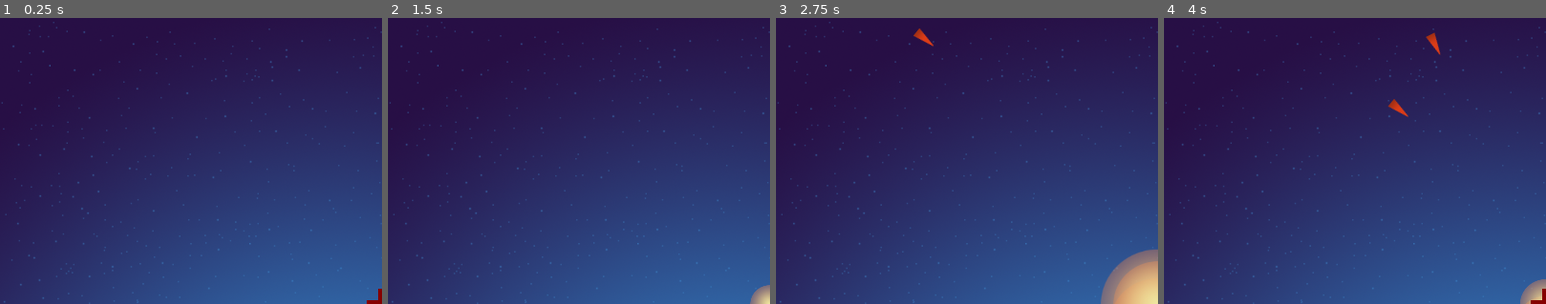
Above: before the commit, frames 1-4 (left to right).
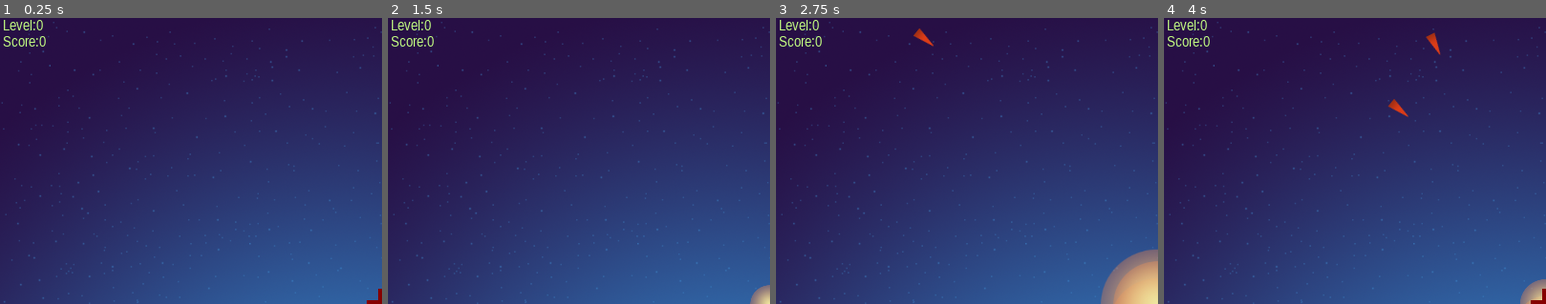
Above: after the commit, the same moments.

Repository: ghfox/MissileCommand
Game: Godot game, scene res://Scn/Main.tscn
The game is run twice, just before and just after one commit, with the same random seed, the same clock (stepped at 60 frames per second) and the same inputs.
Inputs:
- Up to frame 1 (0.25 s): no input
- Up to frame 2 (1.5 s): tap Enter at 0.5 s; hold D (fire_right) 0.53-1.28 s; hold W (fire_center) 0.53-1.28 s; tap Space at 1.25 s; hold Down (move_down) from 1.28 s (still down); tap W (fire_center) at 1.35 s
- Up to frame 3 (2.75 s): release Down (move_down) at 2.03 s; hold D (fire_right) from 2.03 s (still down); hold Shift (move_faster) from 2.03 s (still down); tap W (fire_center) at 2.3 s
- Up to frame 4 (4 s): release D (fire_right) at 2.78 s; release Shift (move_faster) at 2.78 s; hold Up (move_up) 2.78-3.53 s; tap W (fire_center) at 2.85 s; hold A (fire_left) from 3.53 s (still down); hold W (fire_center) from 3.53 s (still down)
The pictures show only the part of the screen within x 0-50%, y 0-50%; the shares and areas given below are measured in that part.

The runs differ from the first frame. In frame 1, 0.4% of the frame differs, in the area x 0-12%, y 0-10%; in frame 2, 0.4%; in frame 3, 0.4%; in frame 4, 0.4%.

Commit message:
added global singleton, font, hud

Diff:
--- a/Scn/Main.tscn
+++ b/Scn/Main.tscn
@@ -1,10 +1,17 @@
-[gd_scene load_steps=6 format=2]
+[gd_scene load_steps=8 format=2]
 
 [ext_resource path="res://Scr/Main.gd" type="Script" id=1]
 [ext_resource path="res://Scn/BG.tscn" type="PackedScene" id=2]
 [ext_resource path="res://Scn/City.tscn" type="PackedScene" id=3]
 [ext_resource path="res://Scn/Battery.tscn" type="PackedScene" id=4]
 [ext_resource path="res://Scr/Cross.gd" type="Script" id=5]
+
+[sub_resource type="DynamicFontData" id=1]
+font_path = "res://Font/LiberationSansNarrow-Regular.ttf"
+
+[sub_resource type="DynamicFont" id=2]
+size = 21
+font_data = SubResource( 1 )
 
 [node name="Main" type="Node2D"]
 script = ExtResource( 1 )
@@ -52,3 +59,14 @@
 rotation = 1.5708
 color = Color( 0.52549, 0, 0, 1 )
 polygon = PoolVector2Array( -5, -20, 5, -20, 5, 20, -5, 20 )
+
+[node name="HUD" type="RichTextLabel" parent="."]
+margin_left = 4.0
+margin_top = 2.0
+margin_right = 101.0
+margin_bottom = 63.0
+custom_fonts/normal_font = SubResource( 2 )
+custom_colors/default_color = Color( 0.768627, 1, 0.509804, 1 )
+text = "Level:0
+Score:0"
+scroll_active = false
--- a/Scr/EnemyMissile.gd
+++ b/Scr/EnemyMissile.gd
@@ -28,5 +28,6 @@
 	pass
 
 func hitExplosion():
+	Global.score(10)
 	queue_free()
 	pass
--- /dev/null
+++ b/Scr/Global.gd
@@ -0,0 +1,25 @@
+extends Node
+
+var scoreD
+var levelD
+
+func _ready():
+	scoreD = 0
+	levelD = 0
+	pass
+
+func score(val: int):
+	scoreD += val
+	updateHUD()
+
+func level(val: int):
+	levelD = val
+	updateHUD()
+
+func reset():
+	scoreD = 0
+	updateHUD()
+
+func updateHUD():
+	var hud = "Level:%d\nScore:%d"
+	get_node("/root/Main/HUD").text = (hud % [levelD,scoreD])
--- a/Scr/Main.gd
+++ b/Scr/Main.gd
@@ -27,6 +27,7 @@
 	if(!fireMissile() and get_tree().get_nodes_in_group("Enemies").size() == 0):
 		resetBatteries()
 		level += 1
+		Global.level(level)
 		enemyMissilesRemaining = 20 + level
 	pass
 
@@ -35,7 +36,7 @@
 		if(randi()%1000 < 5 + level):
 			var newMissile = enemyMissile.instance()
 			newMissile.position = Vector2(randi()%1024,0)
-			add_child(newMissile)
+			add_child_below_node($BG,newMissile)
 			enemyMissilesRemaining -= 1
 		return true
 	return false
--- a/project.godot
+++ b/project.godot
@@ -18,6 +18,10 @@
 config/name="Missile Command"
 run/main_scene="res://Scn/Main.tscn"
 config/icon="res://icon.png"
+
+[autoload]
+
+Global="*res://Scr/Global.gd"
 
 [display]
 
Binary file added: Font/LiberationSansNarrow-Regular.ttf
Not shown, added: Font/License.txt
